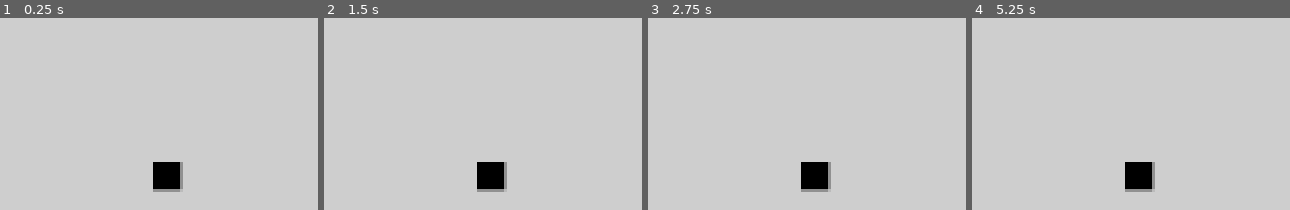
Above: before the commit, frames 1-4 (left to right).
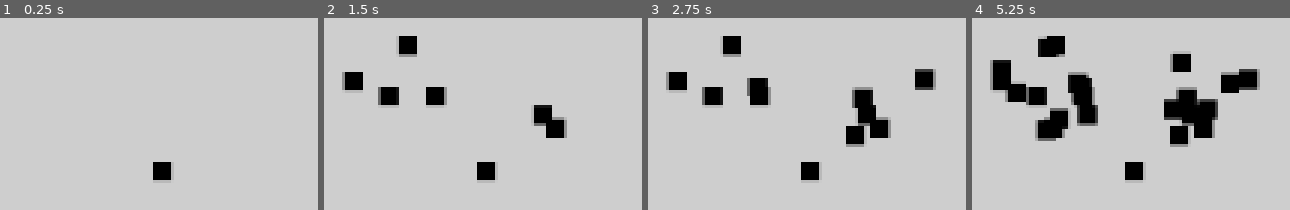
Above: after the commit, the same moments.

Repository: JaretMcManus/patterns
Game: Godot game, scene res://scenes/main.tscn
Same seed, same stepped clock (60 frames per second), same inputs: the game is played once before the commit and once after it.
Inputs:
- Up to frame 1 (0.25 s): no input
- Up to frame 2 (1.5 s): tap Enter (ui_accept) at 0.5, 0.6, 0.77, 1.07, 1.25, 1.35 s
- Up to frame 3 (2.75 s): tap Enter (ui_accept) at 1.52, 1.82, 2, 2.1 s
- Up to frame 4 (5.25 s): tap Enter (ui_accept) at 2.75, 2.85, 3.02, 3.32, 3.5, 3.6, 3.77, 4.07, 4.25, 4.35, 4.52, 4.82, 5.1 s

The runs differ from the first frame. In frame 1, 0.9% of the frame differs, in the area x 48-58%, y 75-91%; in frame 2, 4.6%; in frame 3, 7.0%; in frame 4, 13%, in the area x 5-91%, y 9-91%.

Commit message:
spawning dots off of root

Diff:
--- a/scenes/bud.tscn
+++ b/scenes/bud.tscn
@@ -2,13 +2,14 @@
 
 [ext_resource type="Script" path="res://scripts/bud.gd" id="1_nxxry"]
 
-[node name="Bud" type="Node2D"]
+[node name="Bud" type="Node2D" node_paths=PackedStringArray("Line")]
 script = ExtResource("1_nxxry")
+Line = NodePath("Line2D")
 
 [node name="Line2D" type="Line2D" parent="."]
 points = PackedVector2Array(1, -2)
 
 [node name="ColorRect" type="ColorRect" parent="."]
-offset_right = 15.0
-offset_bottom = 15.0
+offset_right = 10.0
+offset_bottom = 10.0
 color = Color(0, 0, 0, 1)
--- a/scripts/bud.gd
+++ b/scripts/bud.gd
@@ -2,9 +2,26 @@
 
 var children: Array[Bud] = []
 var parent: Bud
+@export var Line: Line2D
+var Bud_scene = preload("res://scenes/bud.tscn")
 
 func _ready() -> void:
 	pass
 
-func spawn_child(child_position: Vector2) -> void:
-	pass
+func spawn_child(length: float, angle: float) -> Bud:
+	## Get the out_line (line through the parent and self)
+	var out_line: Vector2 = (parent.position - self.position).normalized()
+	out_line *= length # scale to length
+
+	## rotate line
+	var child_position_offset = out_line.rotated(angle)
+
+	## Make child
+	var child: Bud = Bud_scene.instantiate()
+	child.position = self.position + child_position_offset
+	child.queue_redraw()
+	## Connect Line2d
+
+	## Make Collision shape
+
+	return child
--- a/scripts/main.gd
+++ b/scripts/main.gd
@@ -1,10 +1,50 @@
 extends Node2D
 
-@export var Bud = preload("res://scenes/bud.tscn")
+@export_group("length")
+@export var default_length = 60
+@export var length_var = .5
+
+@export_group("angle")
+@export var default_angle = deg_to_rad(45)
+@export var angle_var = .4
+
+var Bud_scene = preload("res://scenes/bud.tscn")
 var root: Bud
+var viable_buds: Array[Bud] = []
 
 func _ready() -> void:
-	root = Bud.instantiate()
+	## Add root node to middle of screen
+	root = Bud_scene.instantiate()
 	root.position = Vector2(get_viewport().size.x / 2, get_viewport().size.y / 2)
 	add_child(root)
-	print("hi")
+
+	## Add a dummy root parent so root has a valid direction
+	var dummy = Bud_scene.instantiate()
+	var random_angle = randf_range(0, 2 * PI)
+	# pythagoras
+	dummy.position = Vector2(root.position.x + cos(random_angle), root.position.y + sin(random_angle))
+	root.parent = dummy
+
+	## Add root to viable buds list
+	viable_buds.append(root)
+
+
+func _input(_event: InputEvent) -> void:
+	if Input.is_action_just_pressed("ui_accept"):
+		calculate_next_line()
+
+
+func calculate_next_line() -> void:
+	var new_length = randomize_value(default_length, length_var)
+	var new_angle = randomize_value(default_angle, angle_var)
+
+	## Possibly flip angle
+	if randi() % 2 == 0:
+		new_angle *= -1
+
+	var child = root.spawn_child(new_length, new_angle)
+	add_child(child)
+
+
+func randomize_value(default: float, variance: float) -> float:
+	return default * (1 + randf_range(-variance, variance))
